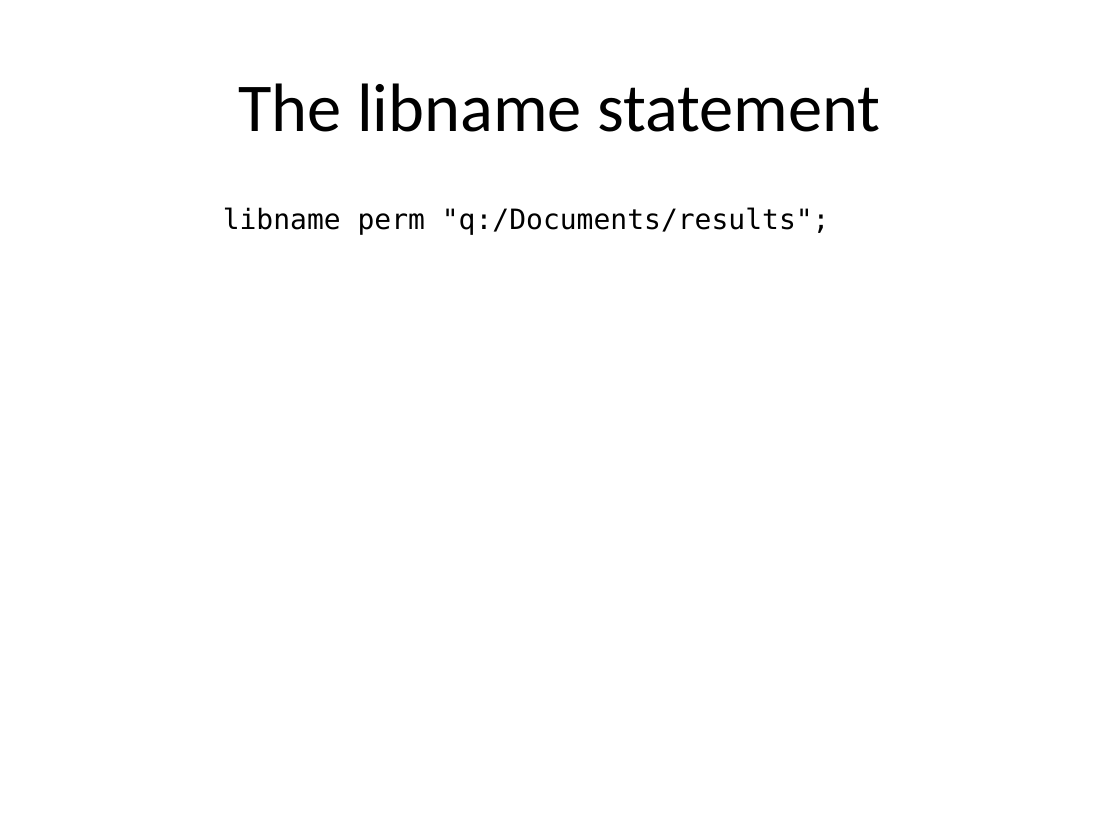
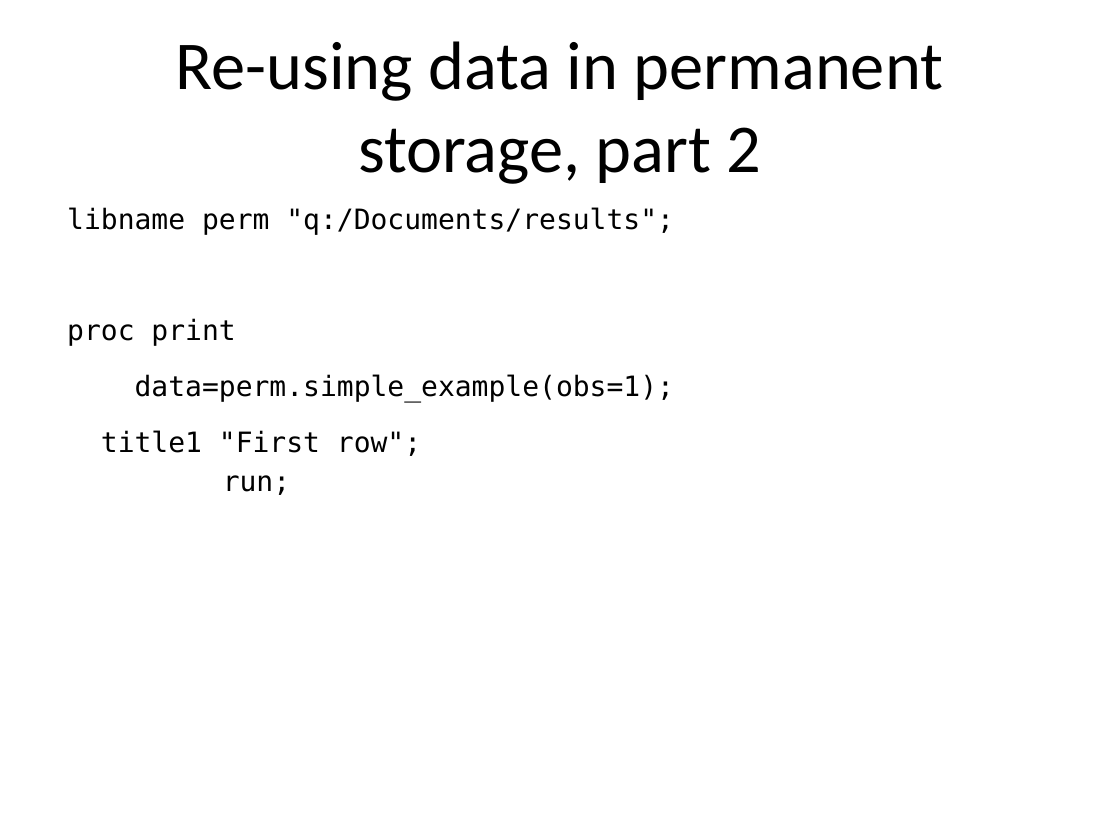
Before and after one commit to pmean/introduction-to-SAS, a slide deck: slide 10 of results/m01-basic-program.pptx (slide 6 before the commit). Drawn at 1120x840 pixels with LibreOffice and Linux fonts; fonts in the diff are those of the drawing. Boxes give left, top, right and bottom in pixels: in the first picture for what was removed or moved away, otherwise in the second. Text is boxed around its words. In the diff, an @@ line names an element or a change of style, - is before the commit and + after.

```diff
--- a/results/m01-basic-program.pptx
+++ b/results/m01-basic-program.pptx
@@ title at (x1=176, y1=41, x2=943, y2=184): text changed @@
-The libname statement
+Re-using data in permanent storage, part 2
@@ text at (x1=67, y1=207, x2=674, y2=495): text changed @@
-libname perm "q:/Documents/results";
+libname perm "q:/Documents/results";
+proc print
+data=perm.simple_example(obs=1);
+title1 "First row";
+run;
```
Also in this commit, not shown: 1 other slide changed, 4 slides added, 7 other files.
